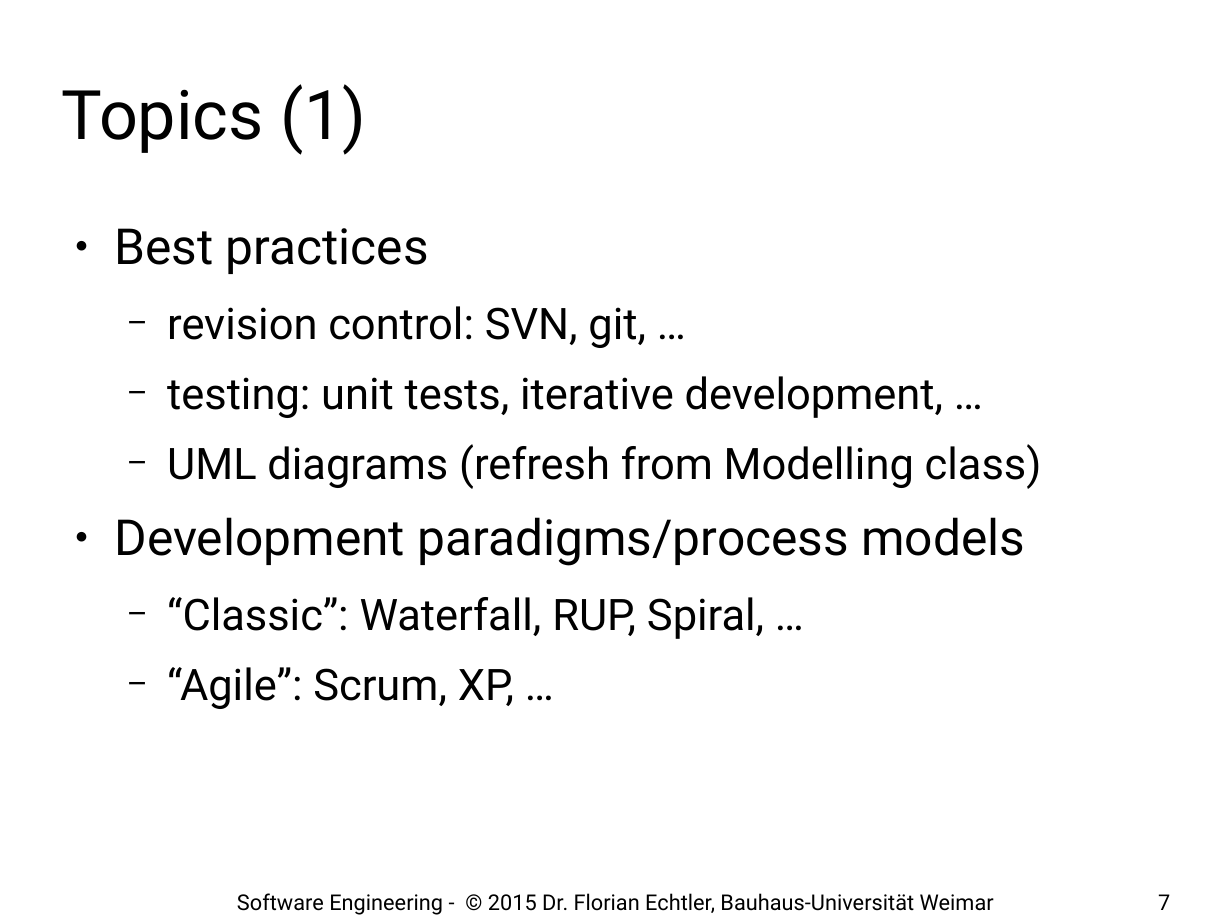
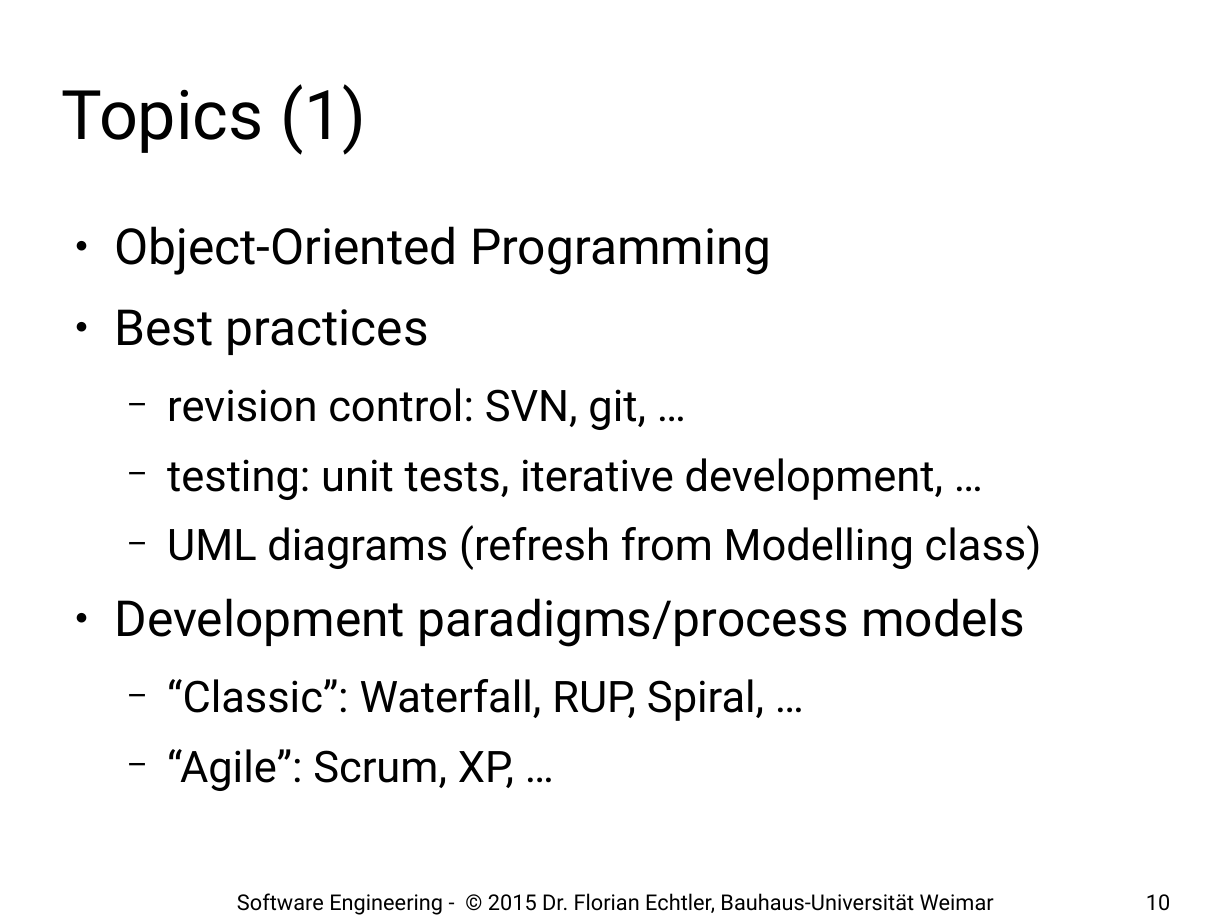
Before and after one commit to floe/software-engineering, a slide deck: slide 10 of 01-introduction.odp (slide 7 before the commit). Drawn at 1232x924 pixels with LibreOffice and Linux fonts; fonts in the diff are those of the drawing; background and template pictures are left out. Boxes give left, top, right and bottom in pixels: in the first picture for what was removed or moved away, otherwise in the second. Text is boxed around its words. In the diff, an @@ line names an element or a change of style, - is before the commit and + after.

```diff
--- a/01-introduction.odp
+++ b/01-introduction.odp
@@ text at [114, 226, 771, 275]: paragraph added @@
+● Object-Oriented Programming
@@ page number at [1146, 894, 1170, 911]: text changed @@
-7
+10
```
Also in this commit, not shown: 15 other slides changed, 13 slides added.
